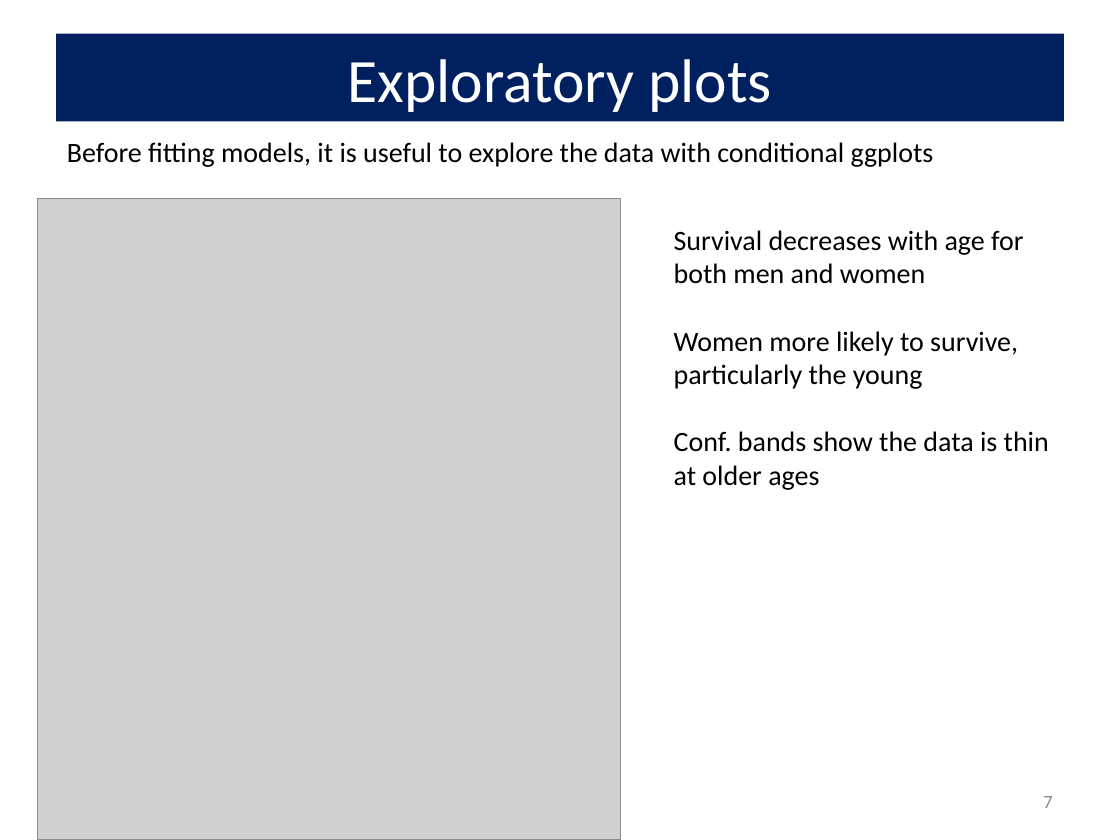
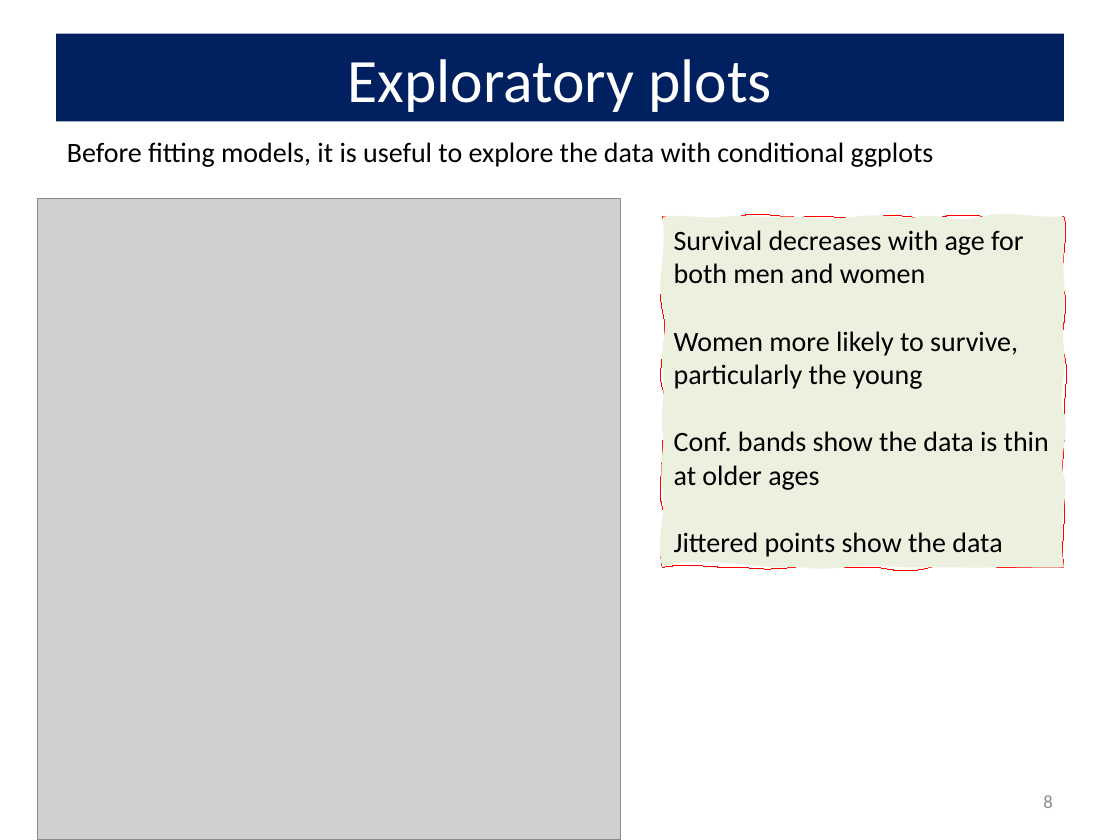
Before and after one commit to friendly/psy6136, a slide deck: slide 8 of lectures/07-Logistic2.pptx (slide 7 before the commit). Drawn at 1120x840 pixels with LibreOffice and Linux fonts; fonts in the diff are those of the drawing; grey boxes stand for pictures. Boxes give left, top, right and bottom in pixels: in the first picture for what was removed or moved away, otherwise in the second. Text is boxed around its words. In the diff, an @@ line names an element or a change of style, - is before the commit and + after.

Commit message:
update lecture07

```diff
--- a/lectures/07-Logistic2.pptx
+++ b/lectures/07-Logistic2.pptx
@@ freeform shape added at [663,217,1064,568], fill #EBF1DE, outline #FF0000 0.75 pt, 18 pt, text #000000 @@
+Survival decreases with age for both men and women
+Women more likely to survive, particularly the young
+Conf. bands show the data is thin at older ages
+Jittered points show the data
@@ text removed at [674,230,1049,490] @@
-Survival decreases with age for both men and women
-Women more likely to survive, particularly the young
-Conf. bands show the data is thin at older ages
@@ page number at [1043,795,1052,808]: text changed @@
-7
+8
```
Also in this commit, not shown: 22 other slides changed, 7 slides added, 7 other files.
